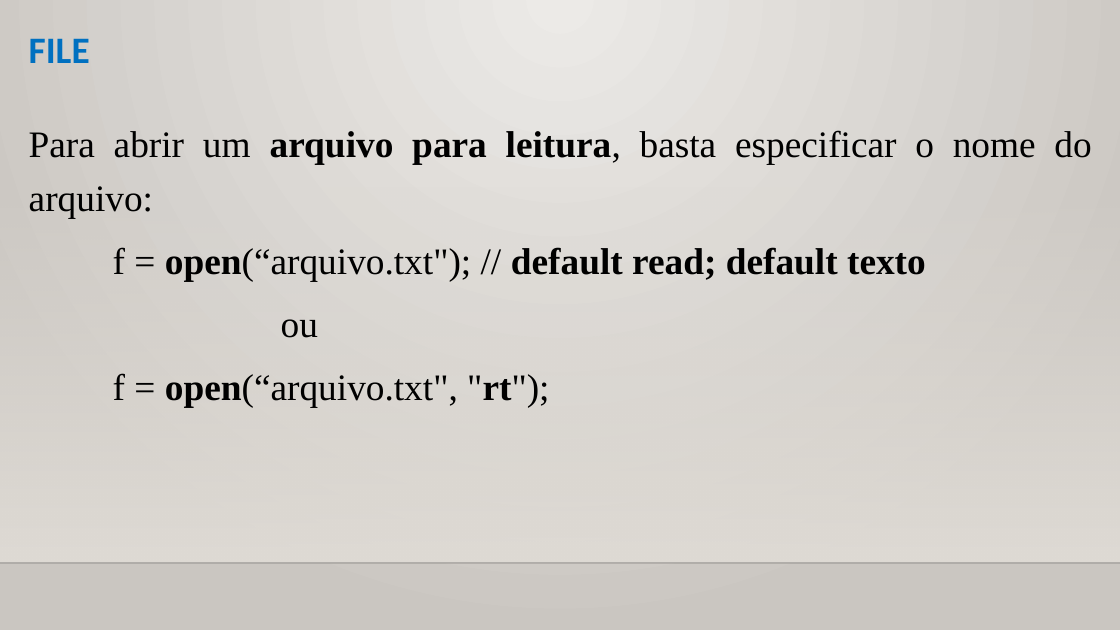
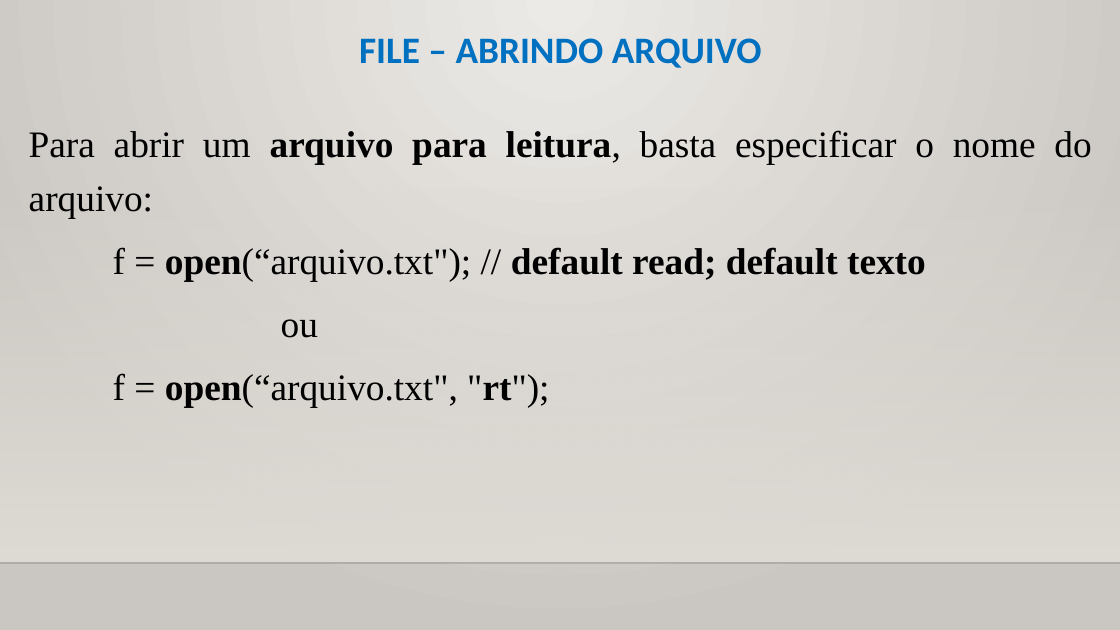
Before and after one commit to CloudEducationBrazil/WydenPythonParadigmas, a slide deck: slide 18 of 01 Classes/Aula 10 Programação Python - Arquivos e JSON.pptx (slide 17 before the commit). Drawn at 1120x630 pixels with LibreOffice and Linux fonts; fonts in the diff are those of the drawing; background and template pictures are left out. Boxes give left, top, right and bottom in pixels: in the first picture for what was removed or moved away, otherwise in the second. Text is boxed around its words. In the diff, an @@ line names an element or a change of style, - is before the commit and + after.

```diff
--- a/01 Classes/Aula 10 Programação Python - Arquivos e JSON.pptx
+++ b/01 Classes/Aula 10 Programação Python - Arquivos e JSON.pptx
@@ title at (359,38,762,68): text changed @@
-FILE
+FILE – ABRINDO ARQUIVO
```
Also in this commit, not shown: 17 other slides changed, 6 slides added, 2 other files.
